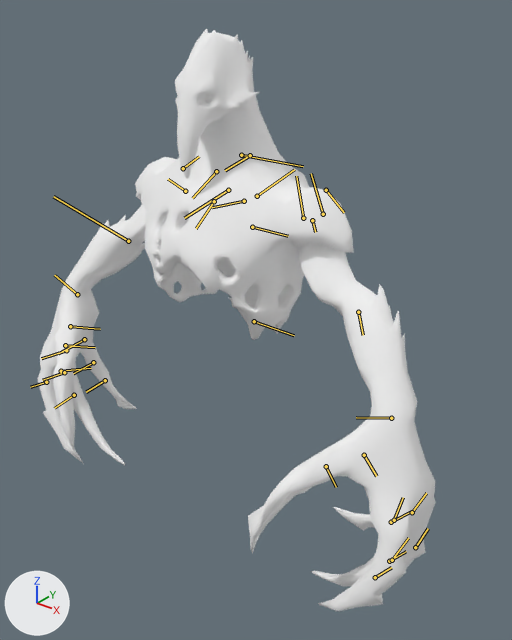
What one commit did to the glTF model assets/heroes/ancient_apparition/models/hero.glb.
The view is the same before and after, from a 50 mm lens placed at (4.23, -4.56, 5.76), pointed at (0.13, 0.57, 2.58). The lights are fixed; the arrows at lower left show +X, +Y and +Z. The older version comes first. The bones that change, and the others that lie on the model, are drawn over the model as lines.

In view in the first picture: 'ancient_apparition.001', 'ancient_apparition.002'.
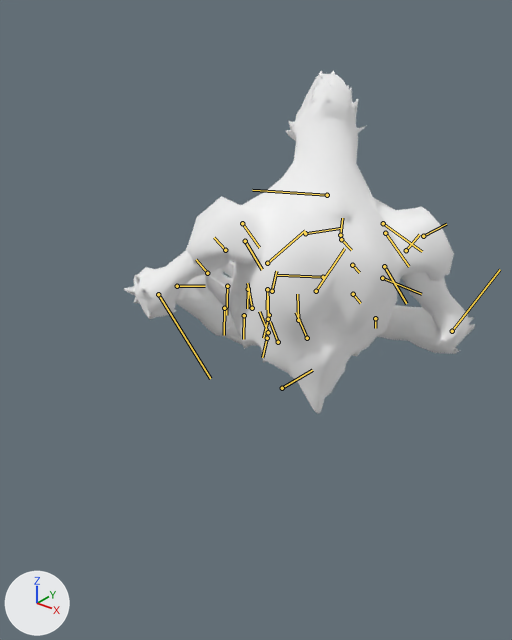
The newer file adds an action. The first version stands in its rest pose; the second is drawn at frame 8 of the action '2021_aa_spawn_loadout'.

What the commit changed:
Bone 'root' (bone_root) moves from (0.0, 0.0, 0.0) to (0.101, 0.462, -0.595).
Bone 'root' (bone_root) turns from (0, 0, 0) to (-1, 2, 87) degrees about its own x, y and z.
Bone 'spine1' (bone_spine1) moves from (0.0, 0.0, 0.0) to (0.396, 0.014, -0.277).
Bone 'spine1' (bone_spine1) turns from (0, 0, 0) to (136, -26, 19) degrees about its own x, y and z.
Bone 'clavicle_L' (bone_clavicle_l) moves from (0.0, 0.0, 0.0) to (-0.006, -0.006, -0.006).
Bone 'clavicle_L' (bone_clavicle_l) turns from (0, 0, 0) to (-1, -2, 13) degrees about its own x, y and z.
Bone 'bicep_L' (bone_bicep_l) turns from (0, 0, 0) to (-27, 18, -11) degrees about its own x, y and z.
Bone 'elbow_L' (bone_elbow_l) moves from (0.0, 0.0, 0.0) to (0.093, 0.0, 0.015).
Bone 'elbow_L' (bone_elbow_l) turns from (0, 0, 0) to (0, 63, 0) degrees about its own x, y and z.
Bone 'wrist_L' (bone_wrist_l) moves from (0.0, 0.0, 0.0) to (0.09, -0.026, -0.011).
Bone 'wrist_L' (bone_wrist_l) turns from (0, 0, 0) to (-9, 0, 15) degrees about its own x, y and z.
Bone 'clavicle_R' (bone_clavicle_r) turns from (0, 0, 0) to (-23, 0, 14) degrees about its own x, y and z.
Bone 'bicep_R' (bone_bicep_r) turns from (0, 0, 0) to (2, 2, 22) degrees about its own x, y and z.
Bone 'elbow_R' (bone_elbow_r) moves from (0.0, 0.0, 0.0) to (-0.093, 0.0, -0.015).
Bone 'elbow_R' (bone_elbow_r) turns from (0, 0, 0) to (0, 85, 0) degrees about its own x, y and z.
Bone 'wrist_R' (bone_wrist_r) moves from (0.0, 0.0, 0.0) to (-0.09, 0.026, 0.011).
Bone 'wrist_R' (bone_wrist_r) turns from (0, 0, 0) to (-14, 3, 25) degrees about its own x, y and z.

Location of each change, (x1, y1, x2, y2) in pixels of the pictures (512 x 640 px):
'ancient_apparition.001', posed (12% narrower, 47% shorter): before (37, 121, 436, 611); after (124, 153, 475, 414)
'ancient_apparition.002', posed: before (175, 28, 264, 179); after (286, 71, 366, 162)
bone 'root', root to tip: before (254, 321) to (294, 335); after (282, 388) to (312, 370)
bone 'spine1', root to tip: before (252, 227) to (288, 236); after (323, 277) to (277, 275)
bone 'clavicle_L', root to tip: before (257, 196) to (294, 169); after (305, 233) to (342, 228)
bone 'bicep_L', root to tip: before (312, 220) to (315, 232); after (245, 241) to (262, 269)
bone 'elbow_L', root to tip: before (358, 312) to (363, 335); after (158, 294) to (210, 378)
bone 'wrist_L', root to tip: before (391, 418) to (356, 417); after (177, 286) to (205, 286)
bone 'clavicle_R', root to tip: before (228, 190) to (184, 218); after (340, 235) to (342, 218)
bone 'bicep_R', root to tip: before (185, 191) to (168, 179); after (406, 250) to (419, 234)
bone 'elbow_R', root to tip: before (128, 241) to (53, 196); after (452, 331) to (500, 269)
bone 'wrist_R', root to tip: before (77, 294) to (54, 275); after (375, 318) to (375, 328)
